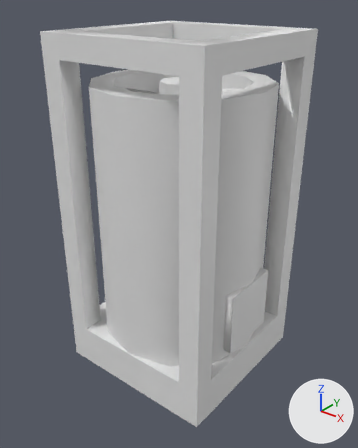
An edit to the OBJ model src/main/resources/assets/hbm/models/machines/electric_fluid_pump.obj, drawn before and after from the same camera.
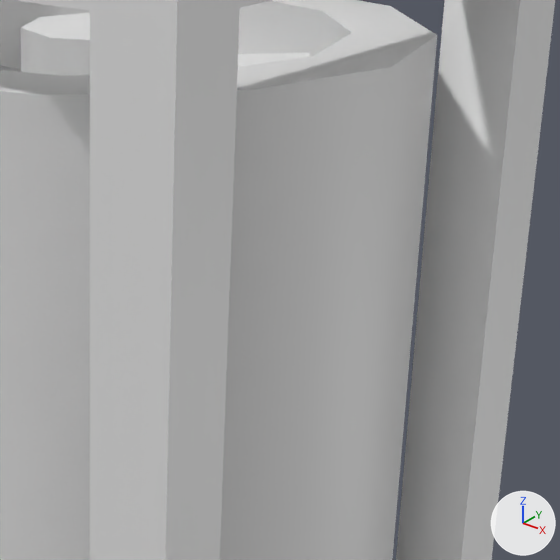
Each version is shown whole from a 50 mm lens placed at (1.665, -2.113, 2.213), pointed at (0.007, -0.04, 0.928), then close up on the part from 43% to 88% of the width and 16% to 52% of the height. The axes (+X, +Y, +Z) are drawn at lower right. The lights are the same throughout. Where no turn or scale is listed for an object, it has been applied to the vertices. Vertices at the same position are counted once.

The older version as bpy lines, for what is in view:
```python
me_base = bpy.data.meshes.new('Base')
me_base.from_pydata(...)  # 113 vertices, 188 faces; spans x -0.5..0.5, y -0.5..0.5, z 0.0..2.0
me_fan = bpy.data.meshes.new('Fan')
me_fan.from_pydata(...)  # 50 vertices, 41 faces; spans x -0.344..0.344, y -0.344..0.344, z 1.5..1.75
ob_base = bpy.data.objects.new('Base', me_base)
ob_base.location = (0.0, 0.0, 0.0)
ob_fan = bpy.data.objects.new('Fan', me_fan)
ob_fan.location = (0.0, 0.0, 0.0)
```
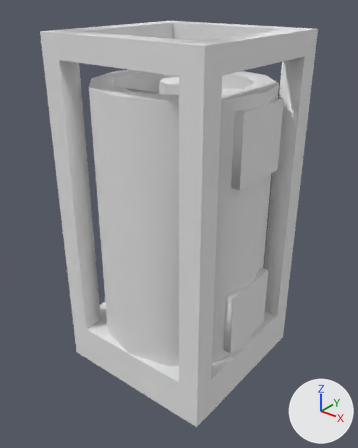
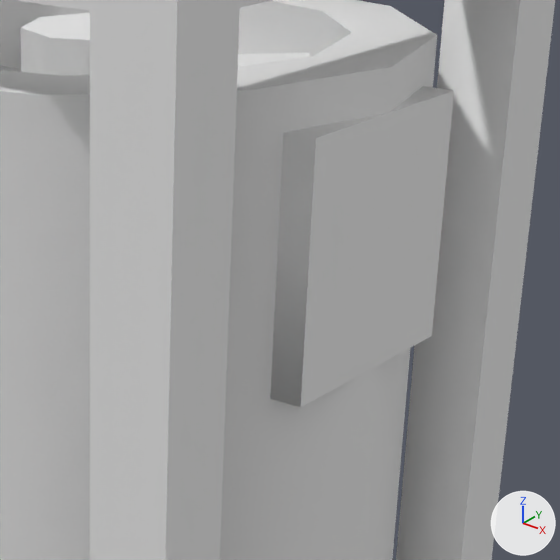
Pixel boxes (x1, y1, x2, y2) of what changed, in the close-ups (560 x 560 px):
part 1 of me_base, added: after (270, 86, 454, 407)

What changed in the scene script:
```text
Add mat_default_obj:
    mat_default_obj = principled_material('Default_OBJ')
    mat_default_obj.base_color = (0.8, 0.8, 0.8)  # white #e7e7e7
    mat_default_obj.roughness = 1.0
Change me_base:
    where me_base.from_pydata(...)  # 113 vertices, 188 faces; spans x -0.5..0.5, y -0.5..0.5, z 0.0..2.0
    used by ob_base; location = (0.0, 0.0, 0.0)
    me_base part 1: the loose piece of 8 vertices spanning x 0.44..0.5, y -0.19..0.19, z 0.31..0.69 is copied, and the copy is moved by (0.0, 0.0, 1.0), in mat_default_obj (white #e7e7e7); it spans x 0.44..0.5, y -0.19..0.19, z 1.31..1.69
    add me_base.materials.append(mat_default_obj)  # white #e7e7e7
```
